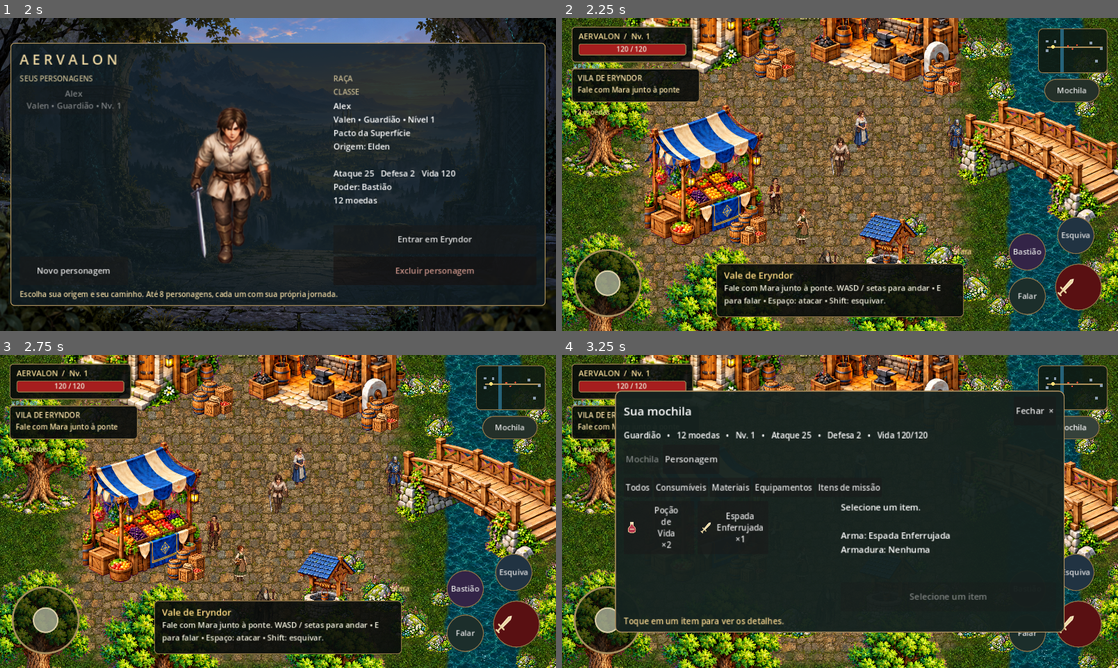
Above: before the commit, frames 1-4 (two rows, left to right).
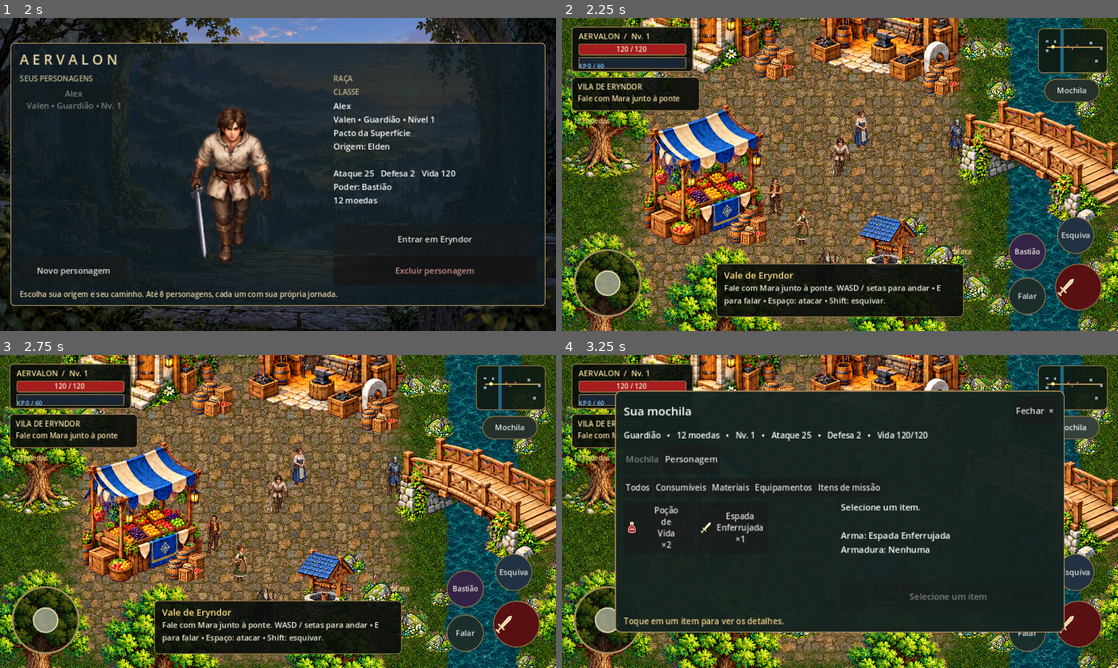
Above: after the commit, the same moments.

Repository: Surgaj/Aervalon
Game: Godot game, scene res://scenes/ui/title_screen.tscn
The game is run twice, just before and just after one commit, with the same random seed, the same clock (stepped at 60 frames per second) and the same inputs.
Inputs (mouse positions are in pixels of both pictures, inside the frame that each line leads up to):
- Up to frame 1 (2 s): click (405, 268) at 0.52 s; type "Alex" at 0.6 s; click "Criar personagem" at 1.25 s
- Up to frame 2 (2.25 s): click "Entrar em Eryndor" at 2 s
- Up to frame 3 (2.75 s): no input
- Up to frame 4 (3.25 s): click "Mochila" at 2.75 s

Frame 1 is identical in both runs. In frame 2, 2.8% of the frame differs, in the area x 1-87%, y 12-76%; in frame 3, 2.8%; in frame 4, 1.1%.

Commit message:
feat: add Iria herb request and readable mobile combat HUD

Diff:
--- a/scripts/eryndor.gd
+++ b/scripts/eryndor.gd
@@ -18,6 +18,7 @@
 var message_time := 0.0
 var qa_enabled := false
 var qa_clock := 0.0
+var farm_worker
 var nearest_npc
 var nearest_object
 func _ready():
@@ -72,6 +73,8 @@
 	tomas.role = "Nilo está esperando estes sacos. Um dia ainda compro uma carroça para as entregas."
 	# The eastern extension is lived-in, not just extra empty ground.
 	var iria = spawn_npc("Iria, agricultora","lia",Vector2(2230,690),0)
+	iria.interaction_id="iria"
+	farm_worker=iria
 	iria.route.assign([Vector2(2190,690),Vector2(2240,520),Vector2(2420,520),Vector2(2450,700),Vector2(2230,690)])
 	iria.role = "A colheita segue mesmo com os lobos na mata. A estrada para a vila precisa continuar aberta."
 	var bento = spawn_npc("Bento, carreteiro","tomas",Vector2(2580,705),0)
@@ -92,7 +95,7 @@
 	chest.scale = Vector2.ONE*0.25
 	$YSortWorld.add_child(chest)
 	if chest_open: chest.modulate = Color(0.5,0.5,0.5)
-	for entry in [["herb_village",Vector2(745,700)],["herb_bank",Vector2(1150,735)],["herb_forest",Vector2(1530,790)],["well_echo",Vector2(695,829)]]:
+	for entry in [["herb_village",Vector2(745,700)],["herb_bank",Vector2(1150,735)],["herb_forest",Vector2(1530,790)],["well_echo",Vector2(695,829)],["herb_farm",Vector2(2375,870)],["herb_meadow",Vector2(2590,1175)]]:
 		var resource = Node2D.new()
 		resource.set_script(preload("res://scripts/world_interaction.gd"))
 		resource.resource_id = entry[0]
@@ -122,7 +125,7 @@
 		if npc.appearance == "hen": continue
 		var interact_point = npc.global_position+Vector2(0,80) if npc.appearance=="borin" else npc.global_position
 		var distance = player.global_position.distance_to(interact_point)
-		if npc.appearance in ["lia","tomas"] and distance>42: continue
+		if npc.appearance in ["lia","tomas"] and distance>(80 if npc.interaction_id=="iria" else 42): continue
 		if distance<best:
 			best = distance
 			nearest_npc = npc
@@ -138,7 +141,7 @@
 		qa_clock += delta
 		if qa_clock>0.1:
 			qa_clock = 0
-			var state = {"dodge_cooldown":player.dodge_cooldown,"dodge":[hud.dodge_button.position.x+43,hud.dodge_button.position.y+43],"herbalism":rpg.herbalism,"discoveries":rpg.discoveries,"interactio …(968 unchanged characters)…
+			var state = {"dodge_cooldown":player.dodge_cooldown,"dodge":[hud.dodge_button.position.x+43,hud.dodge_button.position.y+43],"herbalism":rpg.herbalism,"harvest_quest":rpg.harvest_quest,"iria_position":[farm_worker.position.x,farm_worker.position.y],"nearby_npc":nearest_npc.npc_name if nearest_npc else "","power_label":hud.power_caption.text,"discoveries":rpg.discoveries,"interactio …(968 unchanged characters)…
 			JavaScriptBridge.eval("document.querySelector('canvas').dataset.aervalon="+JSON.stringify(JSON.stringify(state)), true)
 func interact_nearby():
 	if player.death_time>0 or modal_open: return
@@ -156,6 +159,23 @@
 		else: show_message("Baú vazio","Você já recolheu este tesouro.")
 	else: show_message("Explore Eryndor","Aproxime-se de um morador ou procure algo entre as árvores.")
 func npc_dialogue(npc):
+	if npc.interaction_id=="iria":
+		if rpg.harvest_quest=="available":
+			rpg.harvest_quest="active"
+			show_message("Iria • Remédio da Colheita","As mãos do pessoal estão feridas. Traga 3 Ervas de Orvalho; há plantas junto às trilhas. Dou 12 moedas e 2 poções pela ajuda.")
+		elif rpg.harvest_quest=="complete":
+			show_message("Iria","As compressas já ajudaram o pessoal. Obrigada! As ervas voltam a crescer; deixe as raízes no chão.")
+		elif int(rpg.inventory.get("river_herb",0))>=3:
+			for i in 3: rpg.remove_item("river_herb")
+			rpg.harvest_quest="complete"
+			rpg.coins+=12
+			rpg.add_item("potion",2)
+			grant_xp(25)
+			show_message("Remédio da Colheita • concluída","Iria: Vou preparar as compressas. +12 moedas • +2 poções • +25 XP.")
+		else:
+			show_message("Iria • Ervas de Orvalho","Você trouxe %d de 3 ervas. Siga as trilhas ao sul; as folhas brilham quando você se aproxima." % int(rpg.inventory.get("river_herb",0)))
+		persist()
+		return
 	match npc.appearance:
 		"mara":
 			if quest_complete:
@@ -347,6 +367,10 @@
 		return "Vida recuperada"
 	return "Este item não pode ser usado"
 func quest_text() -> String:
+	if player.position.x>1900:
+		if rpg.harvest_quest=="active":
+			return "REMÉDIO DA COLHEITA\n"+("Volte e fale com Iria" if int(rpg.inventory.get("river_herb",0))>=3 else "Ervas de Orvalho  %d / 3" % int(rpg.inventory.get("river_herb",0)))
+		if rpg.harvest_quest=="available": return "ARREDORES DE ELDEN\nConverse com Iria na estrada"
 	if quest_complete: return "ESTRADA SEGURA\nConcluída • Explore o vale"
 	if quest_kills>=quest_target: return "ESTRADA SEGURA\nVolte à vila • Fale com Mara"
 	if quest_started: return "AMEAÇA NA MATA\nLobos derrotados  %d / 3" % quest_kills
--- a/scripts/mobile_controls.gd
+++ b/scripts/mobile_controls.gd
@@ -9,6 +9,10 @@
 var message_body: Label
 var dodge_button: Button
 var power_button: Button
+var power_caption: Label
+var xp_bar: ProgressBar
+var attack_icon_id := "sword"
+var power_name := ""
 var attack_button: Button
 var interact_button: Button
 var portrait_warning: Panel
@@ -29,7 +33,7 @@
 	root = Control.new()
 	root.mouse_filter = Control.MOUSE_FILTER_IGNORE
 	add_child(root)
-	var status = panel(Vector2(22,20),Vector2(280,82))
+	var status = panel(Vector2(22,20),Vector2(280,104))
 	level_label = label(status,"AERVALON  /  Nv. 1",Vector2(16,9),18,Color(0.95,0.85,0.59))
 	health = ProgressBar.new()
 	health.position = Vector2(16,39)
@@ -39,10 +43,17 @@
 	health.add_theme_stylebox_override("fill",box(Color(0.65,0.12,0.12),5))
 	status.add_child(health)
 	health_text = label(status,"100 / 100",Vector2(103,40),16)
-	xp_label = label(root,"",Vector2(26,101),14,Color.LIGHT_SKY_BLUE)
-	var quest_panel = panel(Vector2(22,116),Vector2(295,78))
+	xp_bar = ProgressBar.new()
+	xp_bar.position = Vector2(16,70)
+	xp_bar.size = Vector2(248,5)
+	xp_bar.show_percentage = false
+	xp_bar.add_theme_stylebox_override("background",box(Color("182533"),2))
+	xp_bar.add_theme_stylebox_override("fill",box(Color("719ec6"),2))
+	status.add_child(xp_bar)
+	xp_label = label(status,"",Vector2(16,80),14,Color.LIGHT_SKY_BLUE)
+	var quest_panel = panel(Vector2(22,136),Vector2(295,78))
 	quest = label(quest_panel,"",Vector2(14,10),17,Color(0.96,0.87,0.65))
-	coins = label(root,"",Vector2(26,205),16,Color(0.95,0.82,0.52))
+	coins = label(root,"",Vector2(26,225),16,Color(0.95,0.82,0.52))
 	joystick = Control.new()
 	joystick.mouse_filter = Control.MOUSE_FILTER_IGNORE
 	root.add_child(joystick)
@@ -53,7 +64,12 @@
 	attack_button.button_down.connect(func(): world.player.attack())
 	dodge_button = button("Esquiva",Vector2(86,86),Color(0.13,0.20,0.26))
 	dodge_button.button_down.connect(func(): world.player.dodge())
-	power_button = button("Poder",Vector2(86,86),Color(0.20,0.14,0.28))
+	power_button = button("",Vector2(86,86),Color(0.20,0.14,0.28))
+	power_caption = label(power_button,"Poder",Vector2(7,7),16)
+	power_caption.size = Vector2(72,72)
+	power_caption.horizontal_alignment = HORIZONTAL_ALIGNMENT_CENTER
+	power_caption.vertical_alignment = VERTICAL_ALIGNMENT_CENTER
+	power_caption.autowrap_mode = TextServer.AUTOWRAP_WORD_SMART
 	power_button.button_down.connect(func(): world.player.class_power())
 	interact_button = button("Falar",Vector2(86,86),Color(0.11,0.18,0.17))
 	interact_button.button_down.connect(func(): world.interact_nearby())
@@ -142,6 +158,8 @@
 	health.max_value = world.player.max_health
 	health.value = world.player.health
 	level_label.text = "AERVALON  /  Nv. %d" % world.rpg.level
+	xp_bar.max_value = world.rpg.xp_needed()
+	xp_bar.value = world.rpg.xp
 	xp_label.text = "XP %d / %d" % [world.rpg.xp,world.rpg.xp_needed()]
 	health_text.text = "%d / %d" % [world.player.health,world.player.max_health]
 	quest.text = world.quest_text()
@@ -153,7 +171,20 @@
 	if world.nearest_object: interact_button.text = world.nearest_object.action_text()
 	dodge_button.text = "%.1f" % world.player.dodge_cooldown if world.player.dodge_cooldown>0 else "Esquiva"
 	dodge_button.modulate = Color(0.7,0.7,0.7) if world.player.dodge_cooldown>0 else Color.WHITE
-	power_button.text = "%.1f" % world.player.power_cooldown if world.player.power_cooldown>0 else str(world.rpg.class_data().power)
+	var current_power = str(world.rpg.class_data().power)
+	if current_power!=power_name:
+		power_name=current_power
+		var font=power_caption.get_theme_font("font")
+		var font_size=16
+		var widest=0.0
+		for word in power_name.split(" "): widest=maxf(widest,font.get_string_size(word,HORIZONTAL_ALIGNMENT_LEFT,font_size).x)
+		power_caption.add_theme_font_size_override("font_size",mini(16,maxi(12,floori(16.0*72.0/maxf(1,widest)))))
+	power_caption.text = "%.1f" % world.player.power_cooldown if world.player.power_cooldown>0 else str(world.rpg.class_data().power).replace(" ","\n")
+	power_button.tooltip_text = world.rpg.class_data().power+" — "+world.rpg.class_data().power_desc
+	var icon_id = str(world.rpg.ITEMS.get(world.rpg.equipment.weapon,{}).get("icon","sword"))
+	if icon_id!=attack_icon_id:
+		attack_icon_id=icon_id
+		attack_button.icon=load("res://assets/aervalon/ui/"+icon_id+".svg")
 	power_button.modulate = Color(0.7,0.7,0.7) if world.player.power_cooldown>0 else Color.WHITE
 	attack_button.modulate = Color(0.7,0.7,0.7) if world.player.attack_cooldown>0 else Color.WHITE
 	minimap.queue_redraw()
--- a/scripts/npc.gd
+++ b/scripts/npc.gd
@@ -1,4 +1,5 @@
 extends CharacterBody2D
+@export var interaction_id := ""
 @export var npc_name := "Morador"
 @export var role := "A vida continua em Eryndor."
 @export var appearance := "mara"
--- a/scripts/rpg_state.gd
+++ b/scripts/rpg_state.gd
@@ -39,6 +39,7 @@
 var kills := 0
 var chest_open := false
 var herbalism := 0
+var harvest_quest := "available"
 var harvested := {}
 var discoveries := {}
 var profile_id := ""
@@ -107,7 +108,7 @@
 	equipment[ITEMS[id].slot] = id
 	return true
 func snapshot() -> Dictionary:
-	return {"version":1,"level":level,"xp":xp,"coins":coins,"in …(107 unchanged characters)… hest_open,"herbalism":herbalism,"harvested":harvested.duplicate(),"discoveries":discoveries.duplicate()}
+	return {"version":1,"level":level,"xp":xp,"coins":coins,"in …(107 unchanged characters)… hest_open,"herbalism":herbalism,"harvest_quest":harvest_quest,"harvested":harvested.duplicate(),"discoveries":discoveries.duplicate()}
 func restore(data) -> bool:
 	if not data is Dictionary or data.get("version",0)!=1: return false
 	if not data.get("inventory") is Dictionary or not data.get("equipment") is Dictionary: return false
@@ -131,13 +132,15 @@
 	if quest in ["return","complete"]: kills=3
 	if quest=="active" and kills==3: quest="return"
 	chest_open = bool(data.get("chest_open",false))
+	harvest_quest = str(data.get("harvest_quest","available"))
+	if not harvest_quest in ["available","active","complete"]: harvest_quest="available"
 	herbalism = 0
 	if data.get("herbalism",0) is int or data.get("herbalism",0) is float:
 		herbalism = clampi(int(data.get("herbalism",0)),0,9999)
 	harvested.clear()
 	if data.get("harvested",{}) is Dictionary:
 		var now = Time.get_unix_time_from_system()
-		for id in ["herb_village","herb_bank","herb_forest"]:
+		for id in ["herb_village","herb_bank","herb_forest","herb_farm","herb_meadow"]:
 			var stamp = data.get("harvested",{}).get(id,0)
 			if (stamp is float or stamp is int) and is_finite(float(stamp)) and float(stamp)>now:
 				harvested[id] = minf(float(stamp),now+120.0)
